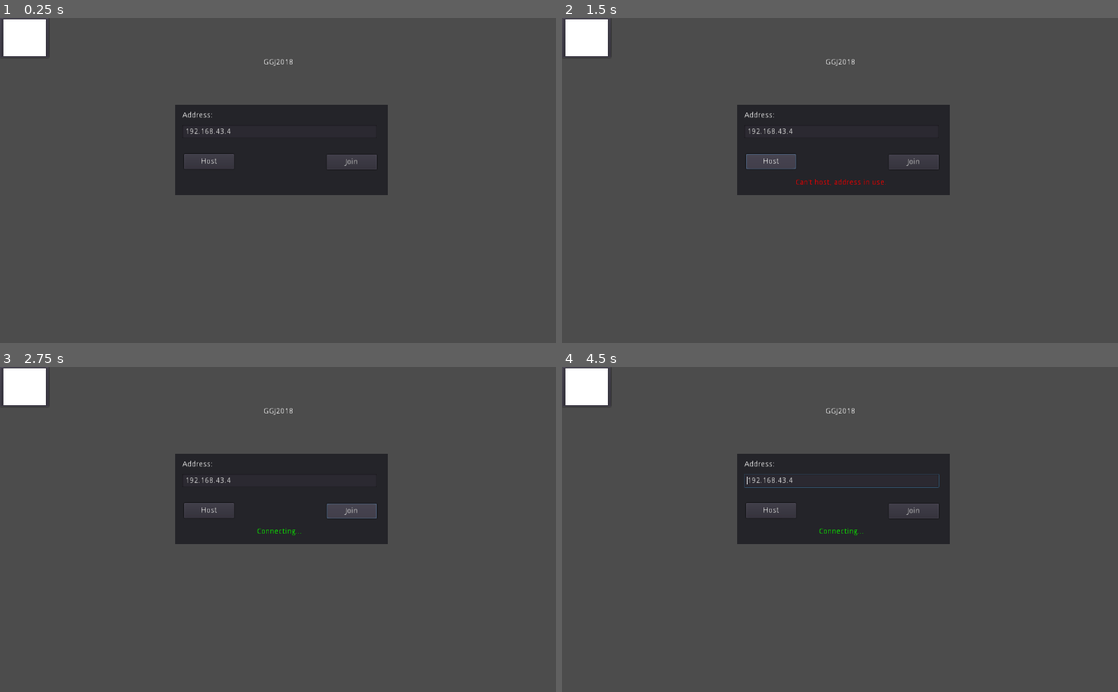
Above: before the commit, frames 1-4 (two rows, left to right).
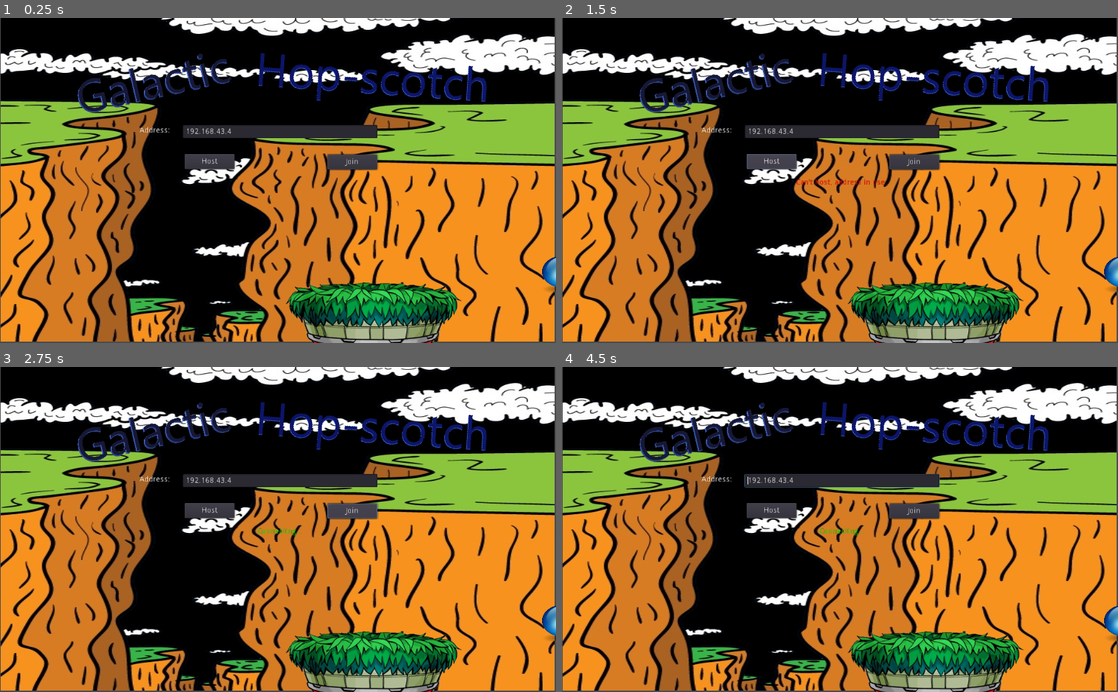
Above: after the commit, the same moments.

Repository: NykolaR/ggj2018
Game: Godot game, scene res://lobby.tscn
Two runs of this game, one before a commit and one after it. Both use one fixed random seed, a clock stepped at 60 frames per second and the inputs below.
Inputs (mouse positions are in pixels of both pictures, inside the frame that each line leads up to):
- Up to frame 1 (0.25 s): no input
- Up to frame 2 (1.5 s): tap Enter at 0.5 s; move the mouse to (962, 164) at 0.52 s; hold Right (right) 0.53-1.25 s; click (962, 164) at 0.6 s; tap Space (jump) at 0.77 s; click "Host" at 1.25 s
- Up to frame 3 (2.75 s): click "Join" at 2 s
- Up to frame 4 (4.5 s): move the mouse to (728, 545) at 2.77 s; hold Down (down) 2.78-3.53 s; click (728, 545) at 2.85 s; move the mouse to (895, 458) at 3.52 s; hold Right (right) 3.53-4.28 s; click (895, 458) at 3.6 s; move the mouse to (812, 594) at 4.27 s; hold Up (up) from 4.28 s (still down); click (812, 594) at 4.35 s

The runs differ from the first frame. In frame 1, 97% of the frame differs, in the area x 0-100%, y 0-100%; in frame 2, 97%; in frame 3, 97%; in frame 4, 97%.

Commit message:
New lobby

Diff:
--- a/lobby.tscn
+++ b/lobby.tscn
@@ -1,6 +1,10 @@
-[gd_scene load_steps=2 format=2]
+[gd_scene load_steps=6 format=2]
 
 [ext_resource path="res://lobby.gd" type="Script" id=1]
+[ext_resource path="res://Open_Animation/cliff.png" type="Texture" id=2]
+[ext_resource path="res://Open_Animation/Title.png" type="Texture" id=3]
+[ext_resource path="res://Open_Animation/Title2.png" type="Texture" id=4]
+[ext_resource path="res://Open_Animation/AnimationPlayer.tscn" type="PackedScene" id=5]
 
 [node name="lobby" type="Control" index="0"]
 
@@ -39,21 +43,24 @@
 max_lines_visible = -1
 _sections_unfolded = [ "Rect" ]
 
-[node name="panel" type="Panel" parent="." index="1"]
-
-anchor_left = 0.0
-anchor_top = 0.0
-anchor_right = 0.0
-anchor_bottom = 0.0
-margin_left = 323.0
-margin_top = 160.0
-margin_right = 714.0
-margin_bottom = 327.0
-rect_pivot_offset = Vector2( 0, 0 )
-mouse_filter = 0
-mouse_default_cursor_shape = 0
-size_flags_horizontal = 1
-size_flags_vertical = 1
+[node name="panel" type="TextureRect" parent="." index="1"]
+
+anchor_left = 0.0
+anchor_top = 0.0
+anchor_right = 0.0
+anchor_bottom = 0.0
+margin_left = 1.0
+margin_top = -1.0
+margin_right = 1021.0
+margin_bottom = 598.0
+rect_pivot_offset = Vector2( 0, 0 )
+mouse_filter = 1
+mouse_default_cursor_shape = 0
+size_flags_horizontal = 1
+size_flags_vertical = 1
+texture = ExtResource( 2 )
+expand = true
+stretch_mode = 0
 
 [node name="address_label" type="Label" parent="panel" index="0"]
 
@@ -61,10 +68,10 @@
 anchor_top = 0.0
 anchor_right = 0.0
 anchor_bottom = 0.0
-margin_left = 13.0
-margin_top = 13.0
-margin_right = 69.0
-margin_bottom = 27.0
+margin_left = 256.0
+margin_top = 202.0
+margin_right = 312.0
+margin_bottom = 216.0
 rect_pivot_offset = Vector2( 0, 0 )
 mouse_filter = 2
 mouse_default_cursor_shape = 0
@@ -81,10 +88,10 @@
 anchor_top = 0.0
 anchor_right = 0.0
 anchor_bottom = 0.0
-margin_left = 13.0
-margin_top = 38.0
-margin_right = 371.0
-margin_bottom = 62.0
+margin_left = 336.0
+margin_top = 199.0
+margin_right = 694.0
+margin_bottom = 223.0
 rect_pivot_offset = Vector2( 0, 0 )
 focus_mode = 2
 mouse_filter = 0
@@ -105,10 +112,10 @@
 anchor_top = 0.0
 anchor_right = 0.0
 anchor_bottom = 0.0
-margin_left = 16.0
-margin_top = 91.0
-margin_right = 108.0
-margin_bottom = 119.0
+margin_left = 339.0
+margin_top = 252.0
+margin_right = 431.0
+margin_bottom = 280.0
 rect_pivot_offset = Vector2( 0, 0 )
 focus_mode = 2
 mouse_filter = 0
@@ -129,10 +136,10 @@
 anchor_top = 0.0
 anchor_right = 0.0
 anchor_bottom = 0.0
-margin_left = 279.0
-margin_top = 92.0
-margin_right = 371.0
-margin_bottom = 120.0
+margin_left = 602.0
+margin_top = 253.0
+margin_right = 694.0
+margin_bottom = 281.0
 rect_pivot_offset = Vector2( 0, 0 )
 focus_mode = 2
 mouse_filter = 0
@@ -153,10 +160,10 @@
 anchor_top = 0.0
 anchor_right = 0.0
 anchor_bottom = 0.0
-margin_left = 15.0
-margin_top = 137.0
-margin_right = 368.0
-margin_bottom = 151.0
+margin_left = 338.0
+margin_top = 298.0
+margin_right = 691.0
+margin_bottom = 312.0
 rect_pivot_offset = Vector2( 0, 0 )
 mouse_filter = 2
 mouse_default_cursor_shape = 0
@@ -175,10 +182,10 @@
 anchor_top = 0.0
 anchor_right = 0.0
 anchor_bottom = 0.0
-margin_left = 15.0
-margin_top = 137.0
-margin_right = 368.0
-margin_bottom = 151.0
+margin_left = 338.0
+margin_top = 298.0
+margin_right = 691.0
+margin_bottom = 312.0
 rect_pivot_offset = Vector2( 0, 0 )
 mouse_filter = 2
 mouse_default_cursor_shape = 0
@@ -191,28 +198,21 @@
 max_lines_visible = -1
 _sections_unfolded = [ "custom_colors" ]
 
-[node name="ColorPickerButton" type="ColorPickerButton" parent="." index="2"]
-
-anchor_left = 0.0
-anchor_top = 0.0
-anchor_right = 0.0
-anchor_bottom = 0.0
-margin_right = 90.0
-margin_bottom = 73.0
-rect_pivot_offset = Vector2( 0, 0 )
-focus_mode = 2
-mouse_filter = 0
-mouse_default_cursor_shape = 0
-size_flags_horizontal = 1
-size_flags_vertical = 1
-toggle_mode = false
-enabled_focus_mode = 2
-shortcut = null
-group = null
-flat = false
-align = 1
-color = Color( 1, 1, 1, 1 )
-edit_alpha = true
+[node name="Title" type="Sprite" parent="panel" index="6"]
+
+position = Vector2( 447.973, 246.34 )
+texture = ExtResource( 3 )
+
+[node name="Title2" type="Sprite" parent="panel/Title" index="0"]
+
+position = Vector2( 228.359, -78.5752 )
+rotation = 0.300346
+texture = ExtResource( 4 )
+
+[node name="AnimationPlayer" parent="." index="2" instance=ExtResource( 5 )]
+
+autoplay = "New Anim"
+autoplay = "New Anim"
 
 [connection signal="pressed" from="panel/host" to="." method="_on_host_pressed"]
 
